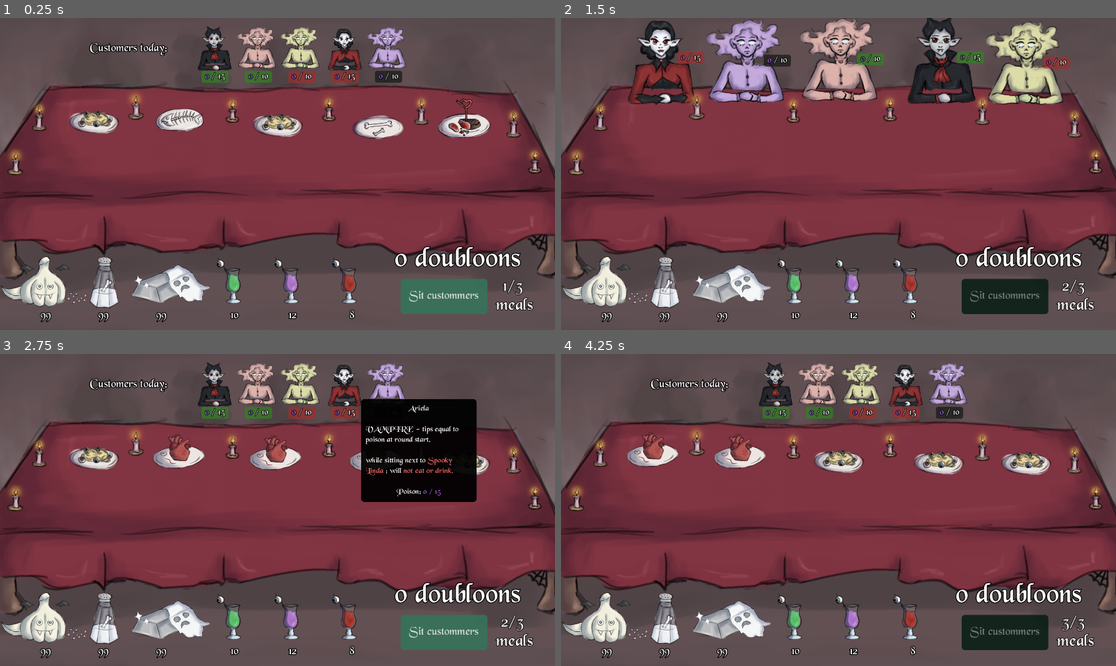
Above: before the commit, frames 1-4 (two rows, left to right).
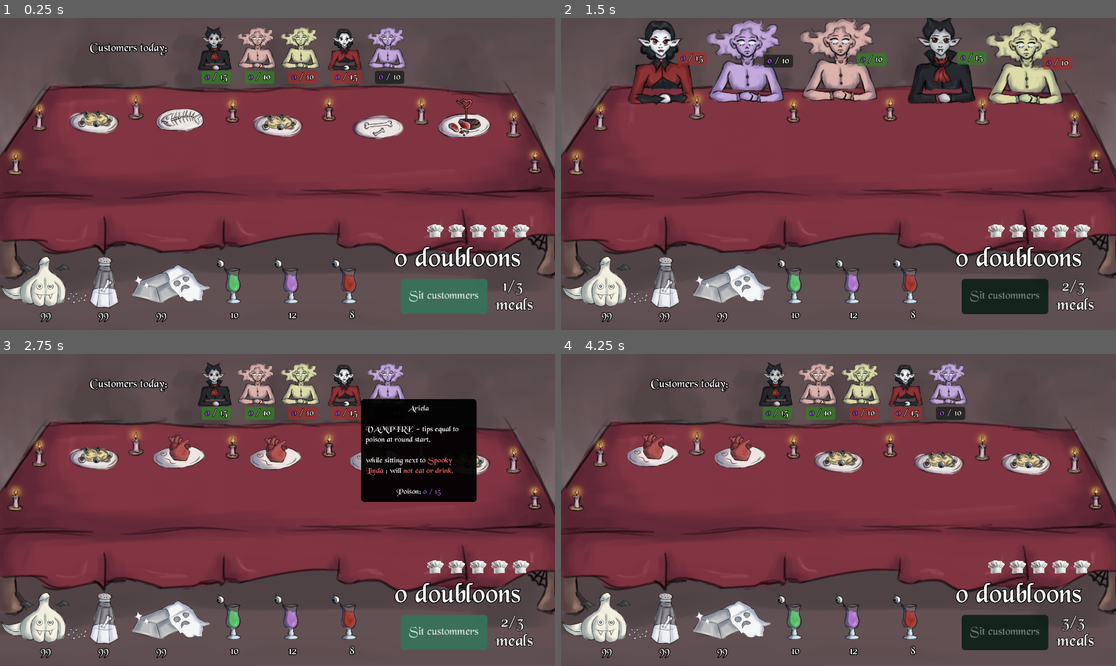
Above: after the commit, the same moments.

Repository: Henrique-Baumegger/godot-fims_food
Game: Godot game, scene res://scripts_and_scenes/main/main.tscn
Two runs of this game, one before a commit and one after it. Both use one fixed random seed, a clock stepped at 60 frames per second and the inputs below.
Inputs (mouse positions are in pixels of both pictures, inside the frame that each line leads up to):
- Up to frame 1 (0.25 s): no input
- Up to frame 2 (1.5 s): click "Sit custommers" at 0.5 s; click "Finish meal" at 1.25 s
- Up to frame 3 (2.75 s): move the mouse to (344, 382) at 2.02 s; click (344, 382) at 2.1 s
- Up to frame 4 (4.25 s): click "Sit custommers" at 2.75 s; click "Finish meal" at 3.5 s

The runs differ from the first frame. In frame 1, 1.0% of the frame differs, in the area x 36-96%, y 16-71%; in frame 2, 0.9%; in frame 3, 0.9%; in frame 4, 1.0%.

Commit message:
life system done
life system and damage effect animation

Diff:
--- a/scripts_and_scenes/UI/check_bar.gd
+++ b/scripts_and_scenes/UI/check_bar.gd
@@ -1,7 +1,7 @@
 extends Control
 class_name CheckBar
 
-const fade_in_out_time : float = 0.2
+const fade_in_out_time : float = 0.1
 
 var bar_width: float
 
@@ -11,9 +11,9 @@
 @onready var needle: ColorRect     = $Needle
 
 
-func run_check(poison: float, max_poison: float, percentage_of_poison_to_kill: float) -> bool:
+func run_hit_check(poison: float, max_poison: float, percentage_of_poison_to_hit: float) -> bool:
 	var poison_ratio: float = poison / max_poison
-	var damage_chance: float  = poison_ratio * percentage_of_poison_to_kill
+	var damage_chance: float  = poison_ratio * percentage_of_poison_to_hit
 	purple_bar.size.x = bar_width * poison_ratio
 	red_zone.size.x   = bar_width * damage_chance
 
@@ -39,8 +39,6 @@
 func _ready() -> void:
 	visible = false
 	bar_width = background.size.x
-	#test:
-	#run_check(6, 10, 0.5)
 
 
 func _appear_and_disappear(appear:bool) -> void:
--- /dev/null
+++ b/scripts_and_scenes/UI/life/DamageEffect.tscn
@@ -0,0 +1,53 @@
+[gd_scene format=3 uid="uid://dq2cprw3crs1n"]
+
+[ext_resource type="Script" uid="uid://cghfaecqweqth" path="res://scripts_and_scenes/UI/life/damage_effect.gd" id="1_p45mf"]
+
+[sub_resource type="Animation" id="Animation_ctwby"]
+length = 0.001
+tracks/0/type = "value"
+tracks/0/imported = false
+tracks/0/enabled = true
+tracks/0/path = NodePath(".:modulate")
+tracks/0/interp = 1
+tracks/0/loop_wrap = true
+tracks/0/keys = {
+"times": PackedFloat32Array(0),
+"transitions": PackedFloat32Array(1),
+"update": 0,
+"values": [Color(1, 1, 1, 0)]
+}
+
+[sub_resource type="Animation" id="Animation_p45mf"]
+resource_name = "damage_animation"
+tracks/0/type = "value"
+tracks/0/imported = false
+tracks/0/enabled = true
+tracks/0/path = NodePath(".:modulate")
+tracks/0/interp = 2
+tracks/0/loop_wrap = true
+tracks/0/keys = {
+"times": PackedFloat32Array(0, 0.025, 0.4),
+"transitions": PackedFloat32Array(1, 1, 2.07053),
+"update": 0,
+"values": [Color(1, 1, 1, 0), Color(1, 1, 1, 0.18431373), Color(1, 1, 1, 0)]
+}
+
+[sub_resource type="AnimationLibrary" id="AnimationLibrary_ivh85"]
+_data = {
+&"RESET": SubResource("Animation_ctwby"),
+&"damage_animation": SubResource("Animation_p45mf")
+}
+
+[node name="DamageEffect" type="ColorRect" unique_id=2013741325]
+modulate = Color(1, 1, 1, 0)
+anchors_preset = 15
+anchor_right = 1.0
+anchor_bottom = 1.0
+grow_horizontal = 2
+grow_vertical = 2
+mouse_filter = 2
+color = Color(0.9019608, 0.15686275, 0.23529412, 1)
+script = ExtResource("1_p45mf")
+
+[node name="AnimationPlayer" type="AnimationPlayer" parent="." unique_id=448074283]
+libraries/ = SubResource("AnimationLibrary_ivh85")
--- /dev/null
+++ b/scripts_and_scenes/UI/life/damage_effect.gd
@@ -0,0 +1,9 @@
+extends ColorRect
+class_name DamageEffect
+
+const damage_animation_name : String = "damage_animation"
+
+@onready var animation_player: AnimationPlayer = $AnimationPlayer
+
+func play_damage_animation()-> void:
+	animation_player.play(damage_animation_name)
--- /dev/null
+++ b/scripts_and_scenes/UI/life/life_manager.gd
@@ -0,0 +1,44 @@
+extends HBoxContainer
+class_name LifeManager
+
+const max_life = 5
+
+@export var full_hat : Texture2D = null
+@export var broken_hat : Texture2D = null
+
+var all_hats : Array[TextureRect] = []
+var current_life = max_life
+
+@onready var hat_1: TextureRect = $Hat1
+@onready var hat_2: TextureRect = $Hat2
+@onready var hat_3: TextureRect = $Hat3
+@onready var hat_4: TextureRect = $Hat4
+@onready var hat_5: TextureRect = $Hat5
+
+
+func get_life() -> int:
+	return current_life
+
+
+func add_life_and_return_is_dead(amount : int) -> bool:
+	current_life = current_life + amount
+	_update_hat_visuals()
+	var is_dead : bool = current_life <= 0
+	return is_dead
+
+
+func _update_hat_visuals() -> void:
+	for i in range(current_life):
+		all_hats[i].texture = full_hat
+	for i in range(current_life, max_life):
+		all_hats[i].texture = broken_hat
+
+
+func _ready() -> void:
+	_check_exports()
+	all_hats = [hat_1, hat_2, hat_3, hat_4, hat_5]
+
+
+func _check_exports() -> void:
+	assert(full_hat != null)
+	assert(broken_hat != null)
--- /dev/null
+++ b/scripts_and_scenes/UI/life/life_manager.tscn
@@ -0,0 +1,37 @@
+[gd_scene format=3 uid="uid://dl0myvfp8j3eb"]
+
+[ext_resource type="Script" uid="uid://h55hpj25x1hv" path="res://scripts_and_scenes/UI/life/life_manager.gd" id="1_p13ea"]
+[ext_resource type="Texture2D" uid="uid://cxifdrtsqsegl" path="res://art/place_holder/placeholder_chef_hat.png" id="2_xn1p7"]
+[ext_resource type="Texture2D" uid="uid://dot4g4kf834br" path="res://art/place_holder/placeholder_broken_hat.png" id="3_hyyaw"]
+
+[node name="LifeManager" type="HBoxContainer" unique_id=534100850]
+offset_right = 40.0
+offset_bottom = 40.0
+script = ExtResource("1_p13ea")
+full_hat = ExtResource("2_xn1p7")
+broken_hat = ExtResource("3_hyyaw")
+
+[node name="Hat1" type="TextureRect" parent="." unique_id=1278687923]
+layout_mode = 2
+texture = ExtResource("2_xn1p7")
+expand_mode = 3
+
+[node name="Hat2" type="TextureRect" parent="." unique_id=577010205]
+layout_mode = 2
+texture = ExtResource("2_xn1p7")
+expand_mode = 3
+
+[node name="Hat3" type="TextureRect" parent="." unique_id=840912165]
+layout_mode = 2
+texture = ExtResource("2_xn1p7")
+expand_mode = 3
+
+[node name="Hat4" type="TextureRect" parent="." unique_id=1224073]
+layout_mode = 2
+texture = ExtResource("2_xn1p7")
+expand_mode = 3
+
+[node name="Hat5" type="TextureRect" parent="." unique_id=839355307]
+layout_mode = 2
+texture = ExtResource("2_xn1p7")
+expand_mode = 3
--- a/scripts_and_scenes/UI/poison_indicator.gd
+++ b/scripts_and_scenes/UI/poison_indicator.gd
@@ -1,13 +1,17 @@
 extends PanelContainer
 class_name PoisonIndicator
 
+const gravestone_path = "res://art/enviroment/gravestone good.png"
+
 @onready var rich_text_label: RichTextLabel = $MarginContainer/RichTextLabel
+
 
 func set_poison_indicator(current_poison:int, max_poison:int, is_dead:bool) -> void:
 	if not is_dead:
 		rich_text_label.text = "[center][color=#b36bff]"+str(current_poison) + "[/color] / " + str(max_poison)+"[/center]"
 	elif is_dead:
-		visible = false
+		rich_text_label.text = "[center][img=64]"+gravestone_path+"[/img]"
+
 
 
 func make_red() -> void:
--- a/scripts_and_scenes/UI/poison_indicator.tscn
+++ b/scripts_and_scenes/UI/poison_indicator.tscn
@@ -12,12 +12,12 @@
 
 [node name="RichTextLabel" type="RichTextLabel" parent="MarginContainer" unique_id=1174487144]
 layout_mode = 2
-theme_override_constants/outline_size = 8
-theme_override_font_sizes/normal_font_size = 32
-theme_override_font_sizes/bold_font_size = 32
-theme_override_font_sizes/bold_italics_font_size = 32
-theme_override_font_sizes/italics_font_size = 32
-theme_override_font_sizes/mono_font_size = 32
+theme_override_constants/outline_size = 7
+theme_override_font_sizes/normal_font_size = 35
+theme_override_font_sizes/bold_font_size = 35
+theme_override_font_sizes/bold_italics_font_size = 35
+theme_override_font_sizes/italics_font_size = 35
+theme_override_font_sizes/mono_font_size = 35
 bbcode_enabled = true
 text = "YY/XX"
 fit_content = true
--- a/scripts_and_scenes/customer/customer.gd
+++ b/scripts_and_scenes/customer/customer.gd
@@ -4,7 +4,7 @@
 ##   eat_and_free_food()
 ##   after_eating_ability()
 ##   dying_check()
-##   killing_you_probability_check()
+##   hitting_you_probability_check()
 ##   end_of_round_ability()
 ##   end_of_day_ability()
 @abstract class_name Customer
@@ -25,7 +25,7 @@
 	}
 
 const MAX_POISON_NOT_SET : int = -1
-const percentage_probability_mult_kill_you : float = float(1)/float(3)
+const percentage_probability_mult_hit_you : float = 0.5
 
 static var id_for_names_and_textures = 0
 
@@ -176,10 +176,10 @@
 	return false
 
 
-func killing_you_probability_check() -> bool:
+func hitting_you_probability_check() -> bool:
 	if dead or current_poison == 0:
 		return false
-	var did_hit_you = await check_bar.run_check(current_poison, max_poison, percentage_probability_mult_kill_you)
+	var did_hit_you = await check_bar.run_hit_check(current_poison, max_poison, percentage_probability_mult_hit_you)
 	return did_hit_you
 
 
@@ -228,7 +228,7 @@
 func _get_updated_tool_tip_text() -> String:
 	var identity_part = "[center][b]" + customer_name + "[/b][/center]"
 	if dead:
-		var gravestone_path = "res://art/enviroment/gravestone good.png"
+		const gravestone_path = "res://art/enviroment/gravestone good.png"
 		identity_part = "[center][img=64]"+gravestone_path+"[/img][b][color=#8a8a8a] "+customer_name+" [/color][/b][img=64]"+gravestone_path+"[/img][/center]"
 
 	var type_description_part : String = creature_type_description_BBCode[creature_type]
--- a/scripts_and_scenes/main/main.gd
+++ b/scripts_and_scenes/main/main.gd
@@ -9,6 +9,9 @@
 var current_round = 0
 var money = 0
 var wait_time : float = 0.6
+
+@onready var life_manager: LifeManager = $LifeManager
+@onready var damage_effect: DamageEffect = $CanvasLayer/DamageEffect
 
 @onready var next_round_button: Button = $NextRoundButton
 @onready var money_label: Label = $MoneyLabel
@@ -24,7 +27,7 @@
 func _ready() -> void:
 	var_seat_table.position = Vector2(966, 546)
 	var table : Table = var_seat_table.get_table()
-	table.player_is_killed.connect(_on_kills_you)
+	table.player_is_hitted.connect(_on_hits_you)
 	table.recive_tip.connect(_on_recives_tip)
 
 	table.start_day()
@@ -39,8 +42,11 @@
 	money_label.text = str(money)+" doubloons"
 
 
-func _on_kills_you()-> void:
-	you_die_label.visible = true
+func _on_hits_you()-> void:
+	damage_effect.play_damage_animation()
+	var player_life_went_to_zero = life_manager.add_life_and_return_is_dead(-1)
+	if player_life_went_to_zero:
+		you_die_label.visible = true
 
 
 func _on_next_round_pressed() -> void:
--- a/scripts_and_scenes/main/main.tscn
+++ b/scripts_and_scenes/main/main.tscn
@@ -11,6 +11,8 @@
 [ext_resource type="Texture2D" uid="uid://b614ttf1mpkua" path="res://art/food/drinks/drink.png" id="7_86746"]
 [ext_resource type="Texture2D" uid="uid://0pmb8fggv2p" path="res://art/enviroment/Background.png" id="10_86746"]
 [ext_resource type="Theme" uid="uid://c3pgctkp31gj8" path="res://art/themes/base_theme.tres" id="10_e3vim"]
+[ext_resource type="PackedScene" uid="uid://dl0myvfp8j3eb" path="res://scripts_and_scenes/UI/life/life_manager.tscn" id="12_tvu05"]
+[ext_resource type="PackedScene" uid="uid://dq2cprw3crs1n" path="res://scripts_and_scenes/UI/life/DamageEffect.tscn" id="13_tn4r4"]
 
 [node name="Main" type="Node2D" unique_id=959716859 node_paths=PackedStringArray("var_seat_table")]
 script = ExtResource("1_cu7v3")
@@ -121,4 +123,15 @@
 theme_override_font_sizes/font_size = 100
 text = "0 doubloons"
 
+[node name="LifeManager" parent="." unique_id=534100850 instance=ExtResource("12_tvu05")]
+offset_left = 1470.0
+offset_top = 700.0
+offset_right = 1836.0
+offset_bottom = 770.0
+
+[node name="CanvasLayer" type="CanvasLayer" parent="." unique_id=1523813709]
+
+[node name="DamageEffect" parent="CanvasLayer" unique_id=2013741325 instance=ExtResource("13_tn4r4")]
+z_index = 3
+
 [connection signal="pressed" from="NextRoundButton" to="." method="_on_next_round_pressed"]
--- a/scripts_and_scenes/table/table.gd
+++ b/scripts_and_scenes/table/table.gd
@@ -6,14 +6,14 @@
 ## end_day() -> bool
 
 ## other useful INTERFACE:
-## signal player_is_killed
+## signal player_is_hitted
 ## signal recive_tip(amount)
 
 extends Node2D
 class_name Table
 
 
-signal player_is_killed
+signal player_is_hitted
 signal recive_tip(amount)
 
 @export var table_size : int = 2 ## {2, 3, 4, 5, 6}
@@ -67,9 +67,9 @@
 	for c in client_positions_of_this_round:
 		c.dying_check()
 	for c in client_positions_of_this_round:
-		var did_hit_you = await c.killing_you_probability_check()
+		var did_hit_you = await c.hitting_you_probability_check()
 		if did_hit_you:
-			player_is_killed.emit()
+			player_is_hitted.emit()
 	for c in client_positions_of_this_round:
 		c.end_of_round_ability()
 
Binary file added: art/place_holder/placeholder_broken_hat.png
Not shown, added: art/place_holder/placeholder_broken_hat.png.import
Binary file added: art/place_holder/placeholder_chef_hat.png
Not shown, added: art/place_holder/placeholder_chef_hat.png.import
Not shown, added: scripts_and_scenes/UI/life/damage_effect.gd.uid
Not shown, added: scripts_and_scenes/UI/life/life_manager.gd.uid
Not shown, changed: ReadMe.md
